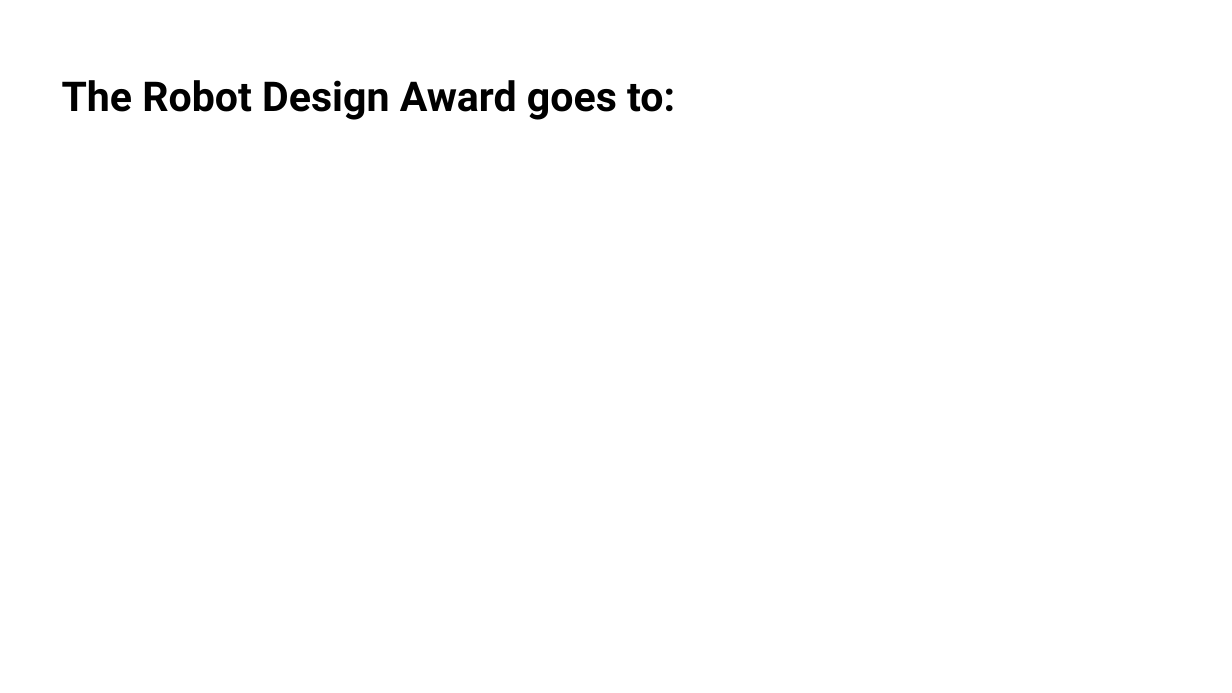
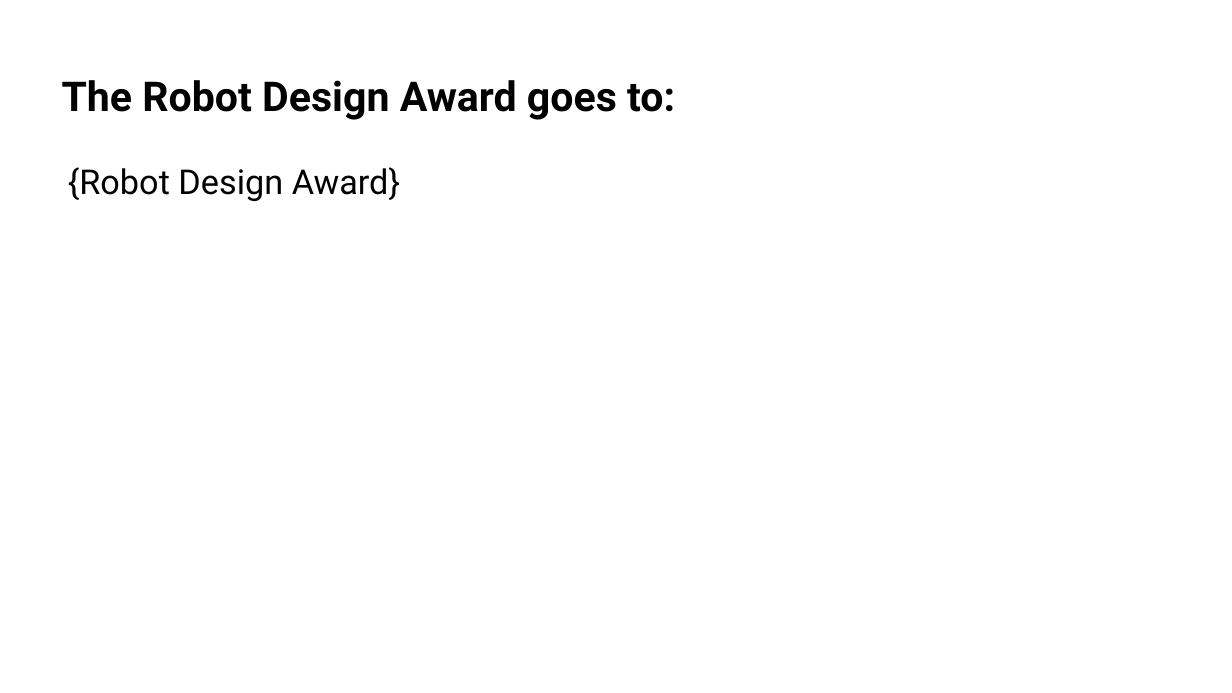
Before and after one commit to bpmerkel/FLLSlides, a slide deck: slide 21 of Api/Templates/Awards Ceremony.pptx. Drawn at 1232x693 pixels with LibreOffice and Linux fonts; fonts in the diff are those of the drawing; background and template pictures are left out. Boxes give left, top, right and bottom in pixels: in the first picture for what was removed or moved away, otherwise in the second. Text is boxed around its words. In the diff, an @@ line names an element or a change of style, - is before the commit and + after.

```diff
--- a/Api/Templates/Awards Ceremony.pptx
+++ b/Api/Templates/Awards Ceremony.pptx
@@ text added at (68,167,400,201), 20 pt, text #000000 @@
+{Robot Design Award}
```
Also in this commit, not shown: 12 other slides changed, 4 other files.
